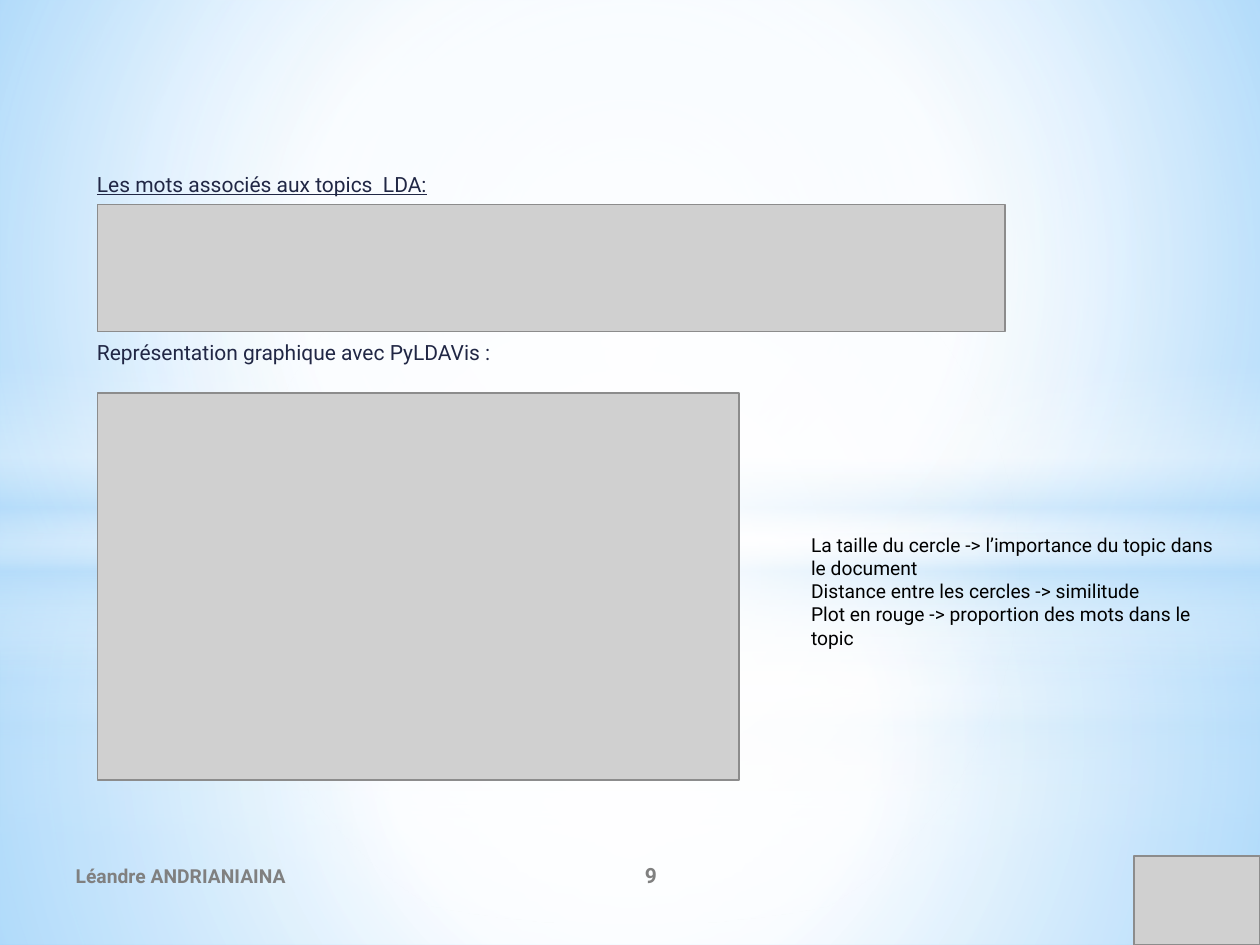
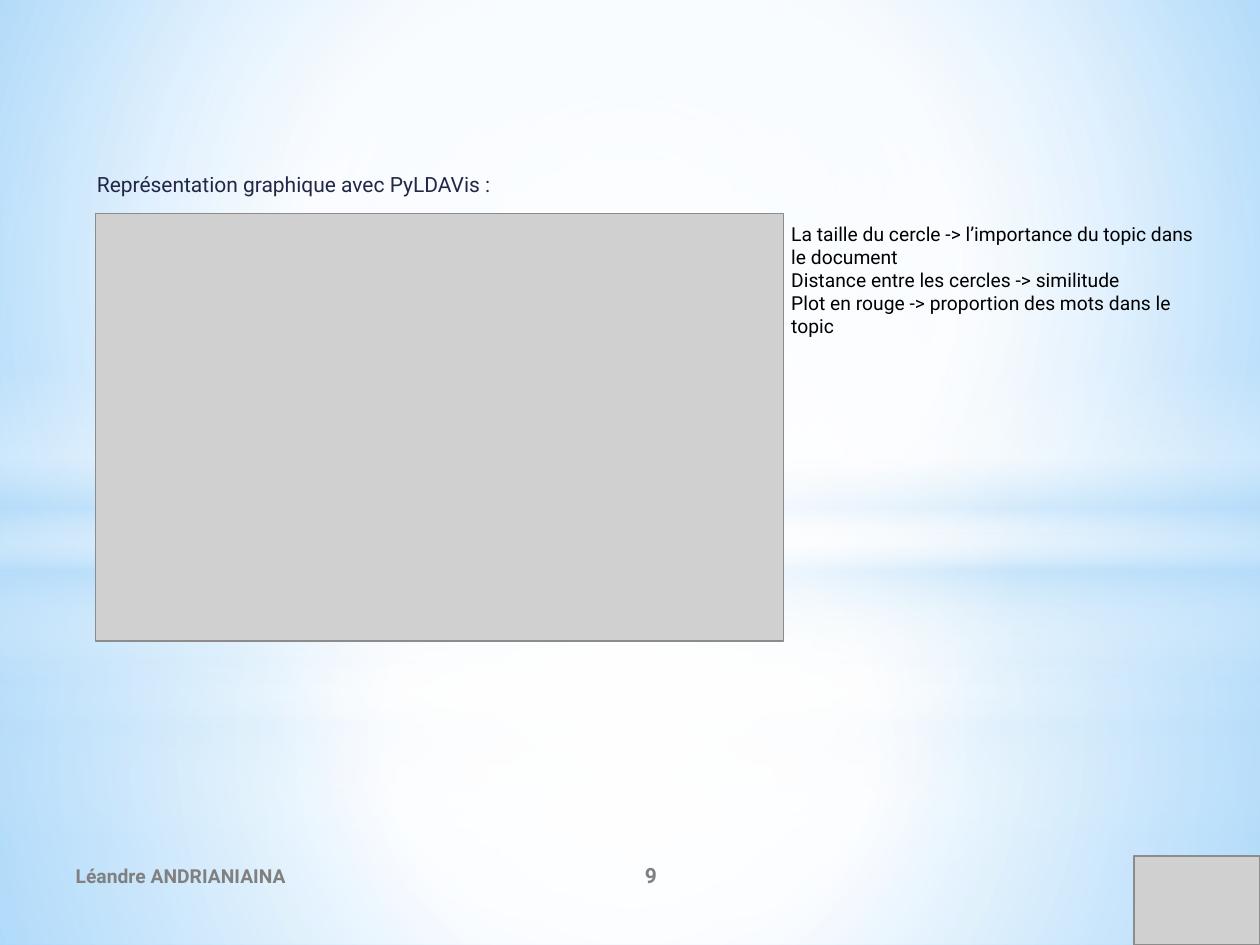
Before and after one commit to leandre12/suggestion-tag, a slide deck: slide 9 of documents/P5_Presentationprojet.pptx. Drawn at 1260x945 pixels with LibreOffice and Linux fonts; fonts in the diff are those of the drawing; grey boxes stand for pictures. Boxes give left, top, right and bottom in pixels: in the first picture for what was removed or moved away, otherwise in the second. Text is boxed around its words. In the diff, an @@ line names an element or a change of style, - is before the commit and + after.

```diff
--- a/documents/P5_Presentationprojet.pptx
+++ b/documents/P5_Presentationprojet.pptx
@@ text at box(97, 176, 427, 197): paragraph removed @@
-Les mots associés aux topics LDA:
@@ picture removed at box(97, 204, 1004, 331) @@
@@ picture added at box(96, 214, 785, 641) @@
@@ text "La taille du cercle -> ...": place and size @@
-text "La taille du cercle -> ..." at box(811, 537, 1213, 649)
+text "La taille du cercle -> ..." at box(791, 226, 1193, 337)
@@ picture removed at box(97, 393, 738, 780) @@
```
Also in this commit, not shown: 7 other slides changed, 21 other files.
